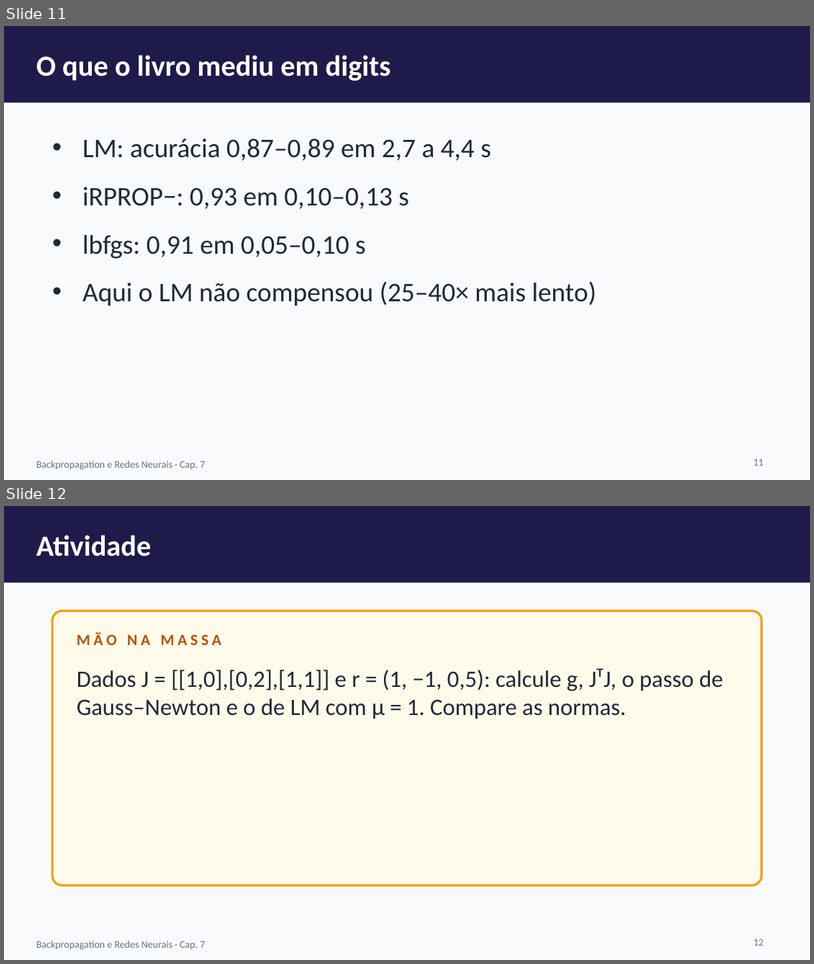
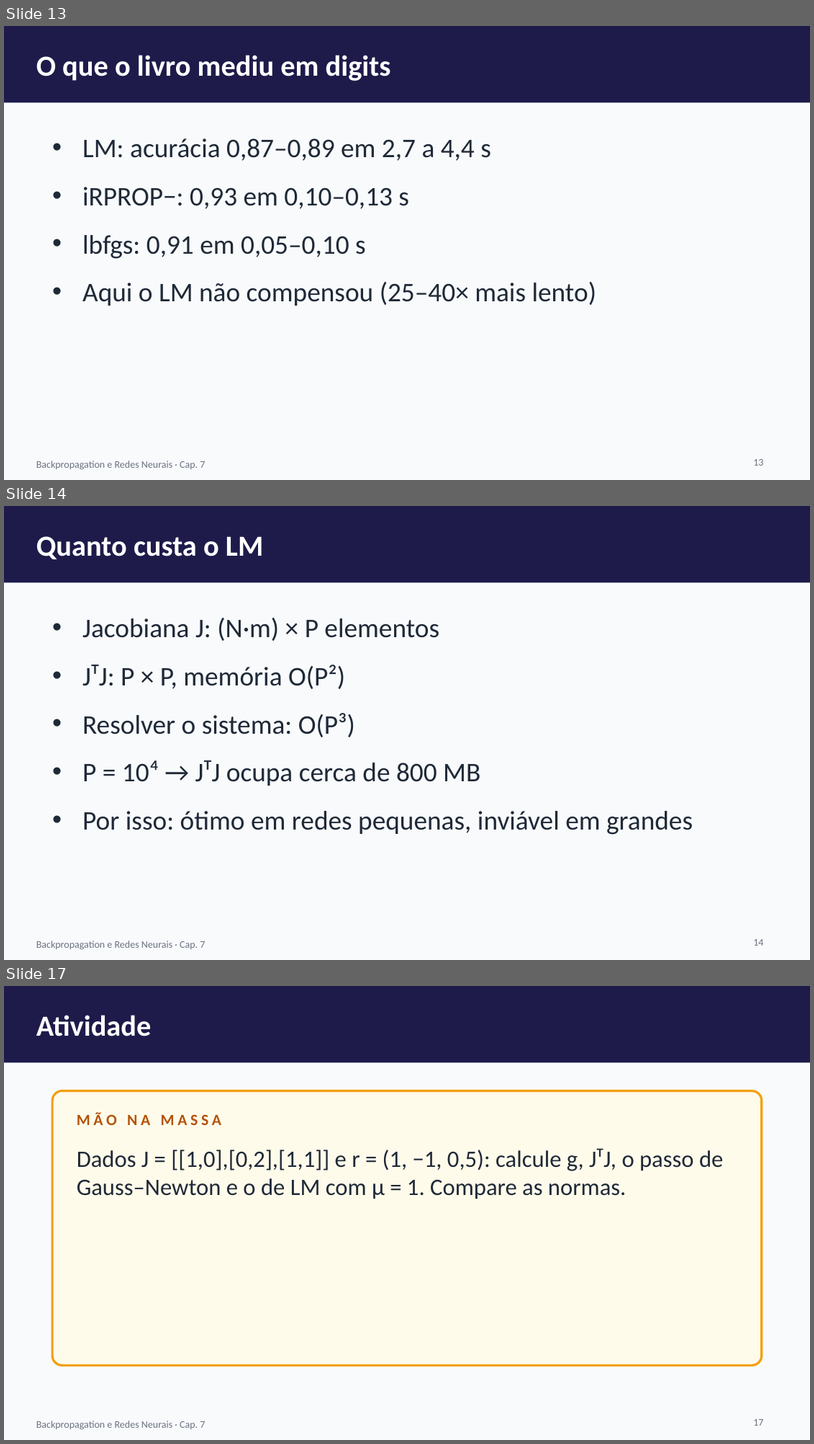
Before and after one commit to arakenmedeiros/claude, a slide deck: redes_neurais/slides/cap07_Levenberg_Marquardt.pptx. Shown one above the other, each under a label of ours: slides 11 and 12 before the commit, slides 13, 14 and 17 after it; the slides between them are not shown. The pictures are 814x964 and 814x1444 pixels, drawn with LibreOffice and Linux fonts; fonts in the diff are those of the drawing. Boxes give left, top, right and bottom in pixels: in the first picture for what was removed or moved away, otherwise in the second. Text is boxed around its words. In the diff, an @@ line names an element or a change of style, - is before the commit and + after.

```diff
--- a/redes_neurais/slides/cap07_Levenberg_Marquardt.pptx
+++ b/redes_neurais/slides/cap07_Levenberg_Marquardt.pptx
@@ slide 14 added at [4,506,810,960], background #F8FAFC; not listed: 2 template elements that a slide beside it also shows @@
@@ text added at [36,536,263,559], 26 pt, text #FFFFFF, bold @@
+Quanto custa o LM
@@ text added at [82,618,693,834], 24 pt, text #1F2937 @@
+• Jacobiana J: (N·m) × P elementos
+• JᵀJ: P × P, memória O(P²)
+• Resolver o sistema: O(P³)
+• P = 10⁴ → JᵀJ ocupa cerca de 800 MB
+• Por isso: ótimo em redes pequenas, inviável em grandes
@@ page number added at [754,939,764,945], 9 pt, text #6B7280 @@
+14
@@ what was slide 11 is now slide 13 @@
@@ page number at [754,459,764,465]: text changed @@
-11
+13
@@ what was slide 12 is now slide 17 @@
@@ page number at [754,1419,764,1425]: text changed @@
-12
+17
```
Also in this commit, not shown: 5 other slides added, 10 other files.
